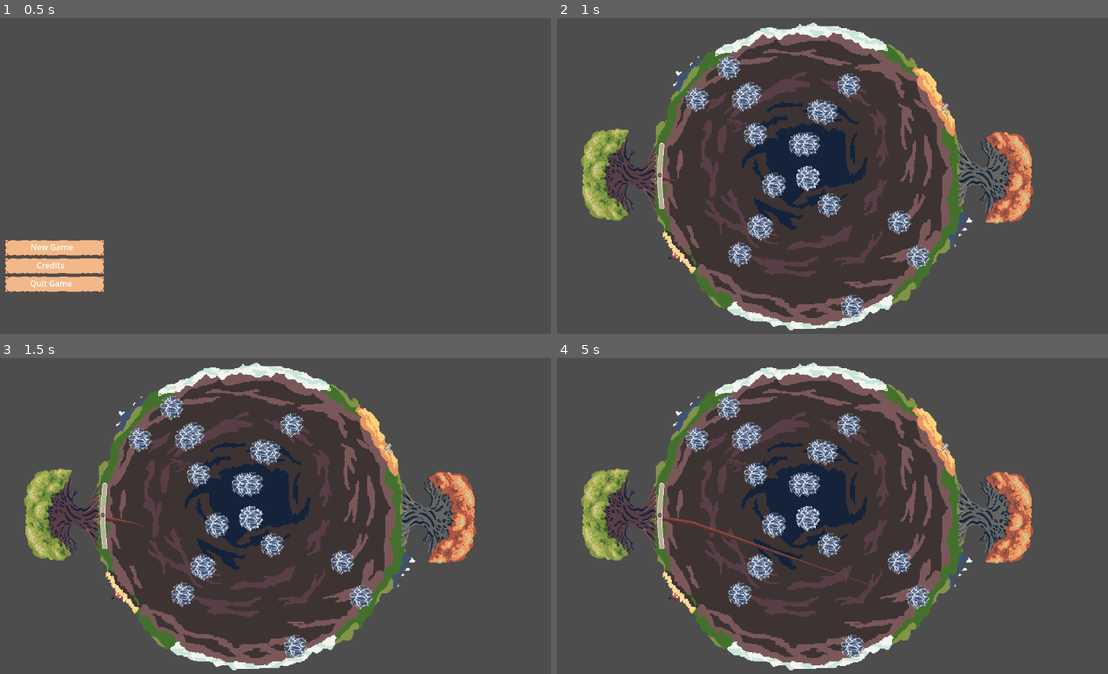
Above: before the commit, frames 1-4 (two rows, left to right).
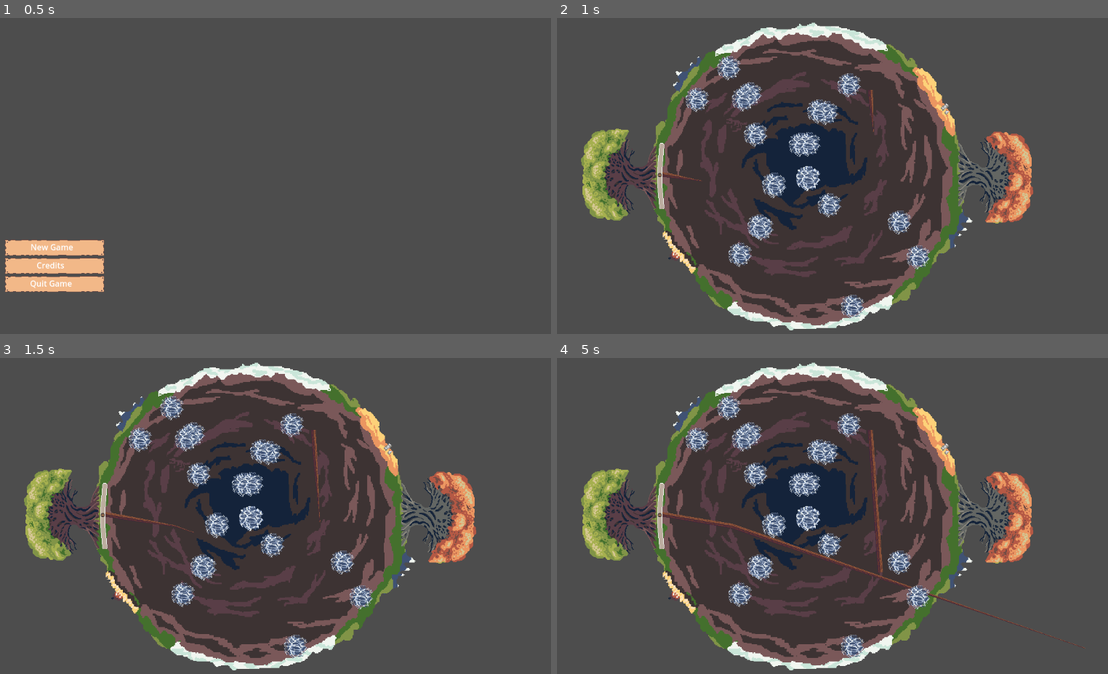
Above: after the commit, the same moments.

Repository: Rotta-Games/ragerootin
Game: Godot game, scene res://main.tscn
Same seed, same stepped clock (60 frames per second), same inputs: the game is played once before the commit and once after it.
Inputs (mouse positions are in pixels of both pictures, inside the frame that each line leads up to):
- Up to frame 1 (0.5 s): no input
- Up to frame 2 (1 s): click "New Game" at 0.5 s
- Up to frame 3 (1.5 s): tap Enter at 1.25 s; move the mouse to (385, 493) at 1.27 s; hold Right from 1.28 s (still down); click (385, 493) at 1.42 s
- Up to frame 4 (5 s): tap Space at 2, 3.5 s; move the mouse to (700, 525) at 2.02 s; release Right at 2.03 s; hold Left 2.03-2.78 s; tap Enter at 2.75, 4.25 s; move the mouse to (876, 440) at 2.77 s; hold Right 2.78-4.28 s; move the mouse to (788, 576) at 3.52 s; click (788, 576) at 3.67 s; move the mouse to (992, 560) at 4.27 s; hold Left from 4.28 s (still down)

Frame 1 is identical in both runs. In frame 2, 0.1% of the frame differs, in the area x 17-58%, y 22-52%; in frame 3, 0.3%; in frame 4, 1.1%, in the area x 17-96%, y 22-92%.

Commit message:
Root cutting

Diff:
--- a/game.gd
+++ b/game.gd
@@ -5,11 +5,17 @@
 @export var water_amount = 20
 @export var water_rings = 4
 
+@onready var root1 = $Player1/Root
+@onready var root2 = $Player2/Root2
+
 # Called when the node enters the scene tree for the first time.
 func _ready():
 	randomize()
 	_generate_water()
 
+	root2.angle = 90
+	root1.set_layers(1, 2)
+	root2.set_layers(2, 1)
 
 
 # Called every frame. 'delta' is the elapsed time since the previous frame.
--- a/game.tscn
+++ b/game.tscn
@@ -39,13 +39,8 @@
 rotation = 1.5708
 texture = ExtResource("3_py1ko")
 
-[node name="Line2" type="Line2D" parent="."]
-points = PackedVector2Array(805, 163)
-
-[node name="Area" type="Area2D" parent="Line2"]
-
 [node name="Player1" type="Sprite2D" parent="."]
-position = Vector2(258, 338)
+position = Vector2(266, 331)
 script = ExtResource("3_5isx4")
 
 [node name="Root" parent="Player1" instance=ExtResource("4_l441w")]
@@ -97,3 +92,8 @@
 [node name="Slider-button" type="Sprite2D" parent="m"]
 position = Vector2(2, -2)
 texture = ExtResource("6_d3e1o")
+
+[node name="Player2" type="Sprite2D" parent="."]
+position = Vector2(681, 164)
+
+[node name="Root2" parent="Player2" instance=ExtResource("4_l441w")]
--- a/project.godot
+++ b/project.godot
@@ -49,6 +49,11 @@
 ]
 }
 
+[layer_names]
+
+2d_physics/layer_1="player1"
+2d_physics/layer_2="player2"
+
 [rendering]
 
 renderer/rendering_method="gl_compatibility"
--- a/root.gd
+++ b/root.gd
@@ -3,10 +3,11 @@
 @onready var line = $Line2D
 @onready var body = $Line2D/BodyArea
 @onready var head = $Line2D/HeadArea
+@onready var timer = $SegmentTimer
 
 var alive = true
 var angle = 10
-var speed = 100
+var speed = 200
 var turn_speed = 10
 var head_pos = Vector2(0, 0)
 var head_dir = Vector2(1, 0)
@@ -15,6 +16,13 @@
 	head_pos = self.position
 	add_point(head_pos)
 	add_point(head_pos)
+
+
+func set_layers(own: int, enemy: int):
+	body.set_collision_layer_value(own, true)
+	head.set_collision_layer_value(own, true)
+	body.set_collision_mask_value(enemy, true)
+	head.set_collision_mask_value(enemy, true)
 
 
 func _process(delta):
@@ -59,3 +67,15 @@
 
 func _on_segment_timer_timeout():
 	add_point(head_pos)
+
+
+func _on_body_area_shape_entered(area_rid:RID, area:Area2D, area_shape_index:int, local_shape_index:int):
+	if area.name == "HeadArea":
+		timer.stop()
+		while line.points.size() > local_shape_index + 1:
+			line.remove_point(line.points.size()-1)
+			body.remove_child(body.get_child(-1))
+			if line.has_node("HeadArea"):
+				head.queue_free()
+		self.alive = false
+		line.width_curve = null
--- a/root.tscn
+++ b/root.tscn
@@ -9,6 +9,12 @@
 
 [sub_resource type="CircleShape2D" id="CircleShape2D_wwsei"]
 radius = 5.0
+
+[sub_resource type="GDScript" id="GDScript_v0e8w"]
+script/source = "extends CollisionShape2D
+
+@export var is_root_head = true
+"
 
 [node name="Root" type="Node2D"]
 script = ExtResource("1_7sxx2")
@@ -22,14 +28,22 @@
 joint_mode = 1
 
 [node name="BodyArea" type="Area2D" parent="Line2D"]
+collision_layer = 0
+collision_mask = 0
+input_pickable = false
 
 [node name="HeadArea" type="Area2D" parent="Line2D"]
+collision_layer = 0
+collision_mask = 0
+input_pickable = false
 
 [node name="CollisionShape2D" type="CollisionShape2D" parent="Line2D/HeadArea"]
 shape = SubResource("CircleShape2D_wwsei")
+script = SubResource("GDScript_v0e8w")
 
 [node name="SegmentTimer" type="Timer" parent="."]
 wait_time = 0.1
 autostart = true
 
+[connection signal="area_shape_entered" from="Line2D/BodyArea" to="." method="_on_body_area_shape_entered"]
 [connection signal="timeout" from="SegmentTimer" to="." method="_on_segment_timer_timeout"]
Not shown: 1 places in game.tscn that only renumber resources
Not shown: 1 places in root.tscn that only renumber resources
